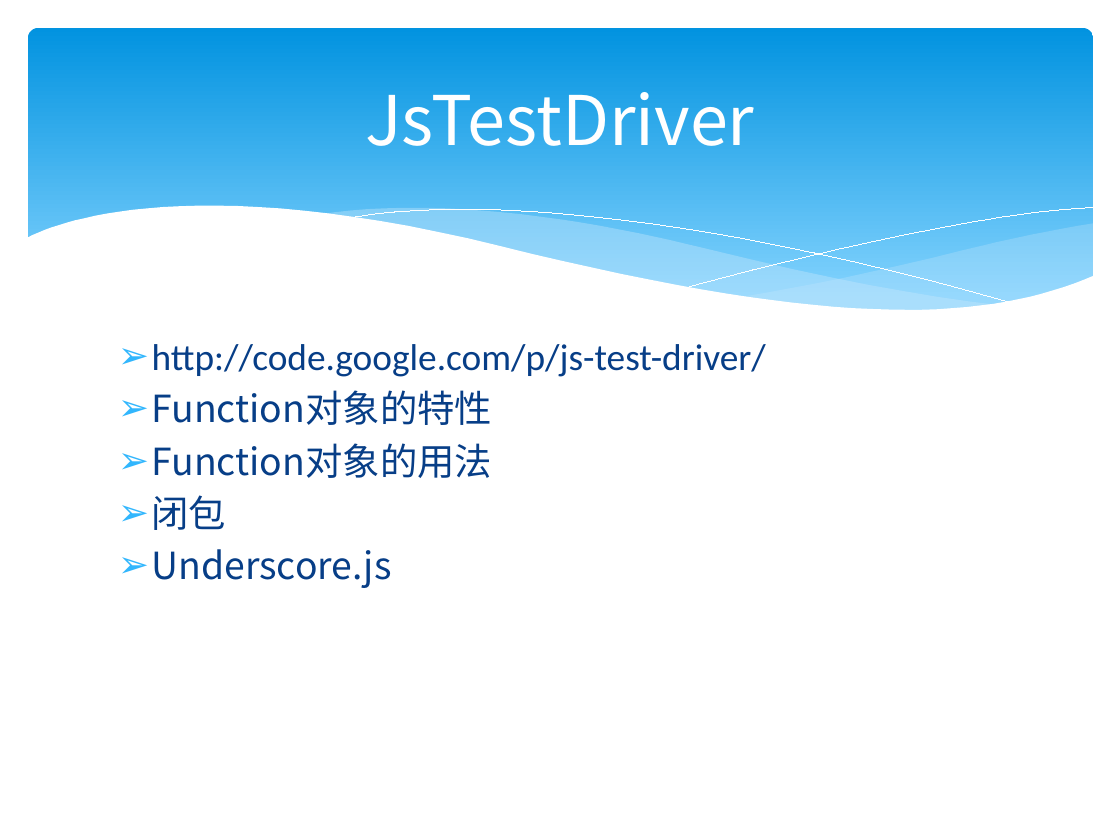
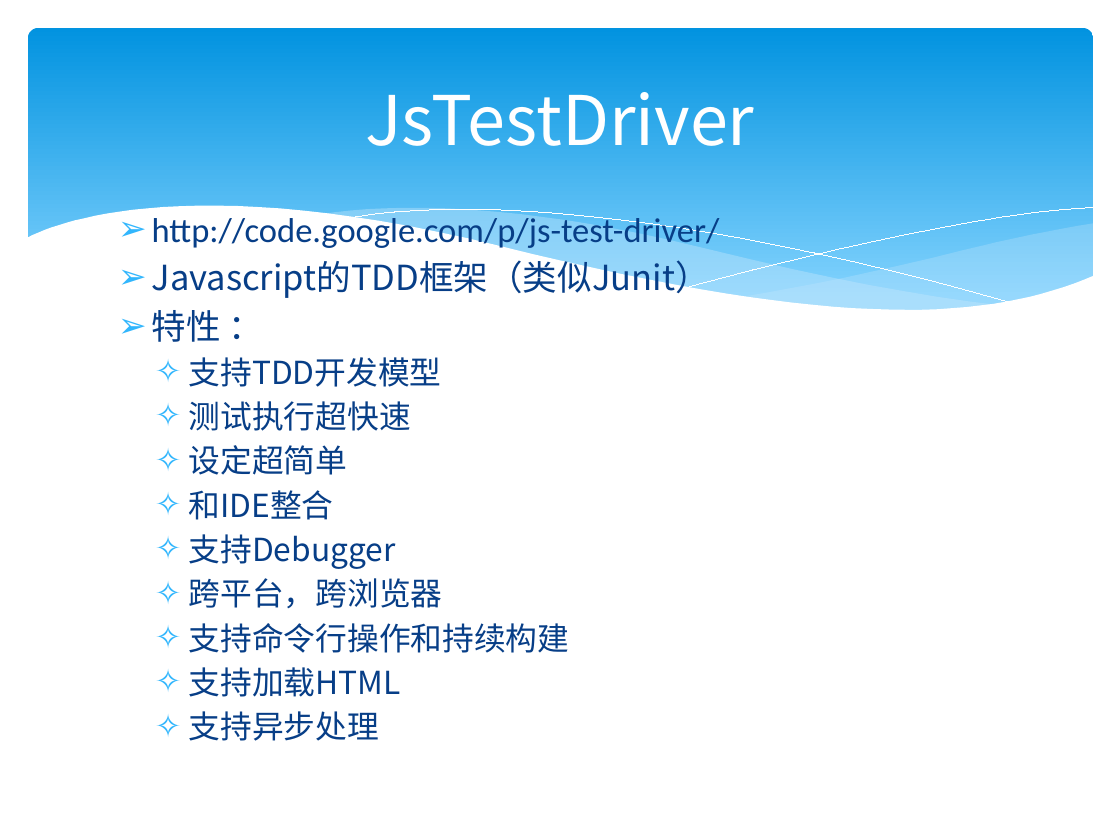
Before and after one commit to zjumty/jsfunc_training, a slide deck: slide 3 of JavaScriptFunctionObject.pptx. Drawn at 1120x840 pixels with LibreOffice and Linux fonts; fonts in the diff are those of the drawing. Boxes give left, top, right and bottom in pixels: in the first picture for what was removed or moved away, otherwise in the second. Text is boxed around its words. In the diff, an @@ line names an element or a change of style, - is before the commit and + after.

```diff
--- a/JavaScriptFunctionObject.pptx
+++ b/JavaScriptFunctionObject.pptx
@@ text "http://code.google.com/p/js-test-driver/": place and size @@
-text "http://code.google.com/p/js-test-driver/" at (152, 344, 766, 588)
+text "http://code.google.com/p/js-test-driver/" at (152, 214, 720, 741)
@@ text at (152, 214, 720, 251): size 24 to 22.2 pt in "http://code.google.com/p/js-test-driver/" @@
@@ text at (152, 256, 710, 741): text changed; size 24 to 20.4 pt @@
-➢ Function对象的特性
-➢ Function对象的用法
-➢ 闭包
-➢ Underscore.js
+➢ Javascript的TDD框架（类似Junit）
+➢ 特性 ：
+  ✧ 支持TDD开发模型
+  ✧ 测试执行超快速
+  ✧ 设定超简单
+  ✧ 和IDE整合
+  ✧ 支持Debugger
+  ✧ 跨平台，跨浏览器
+  ✧ 支持命令行操作和持续构建
+  ✧ 支持加载HTML
+  ✧ 支持异步处理
```
Also in this commit, not shown: 8 slides added, 3 other files.
